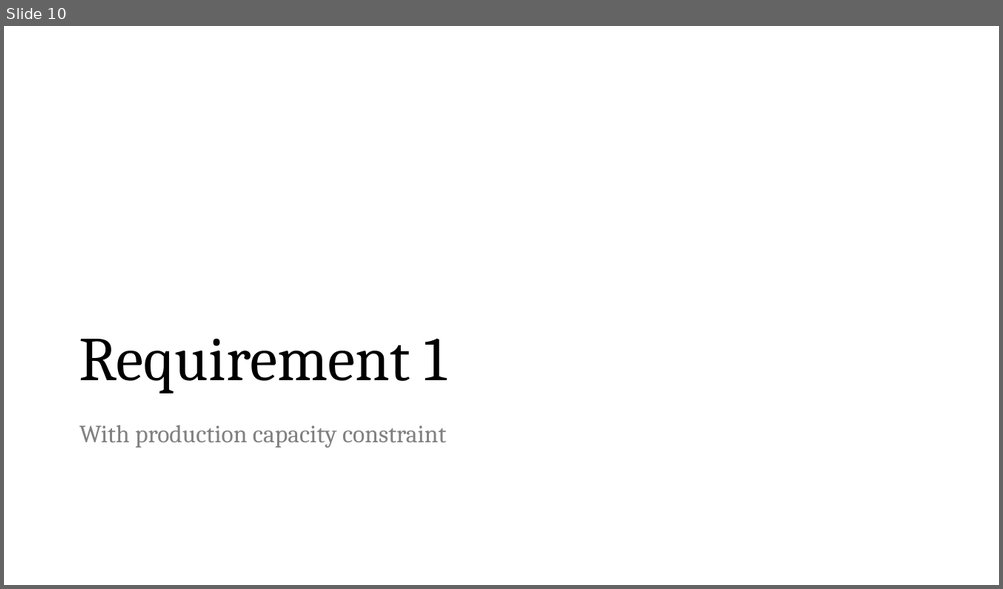
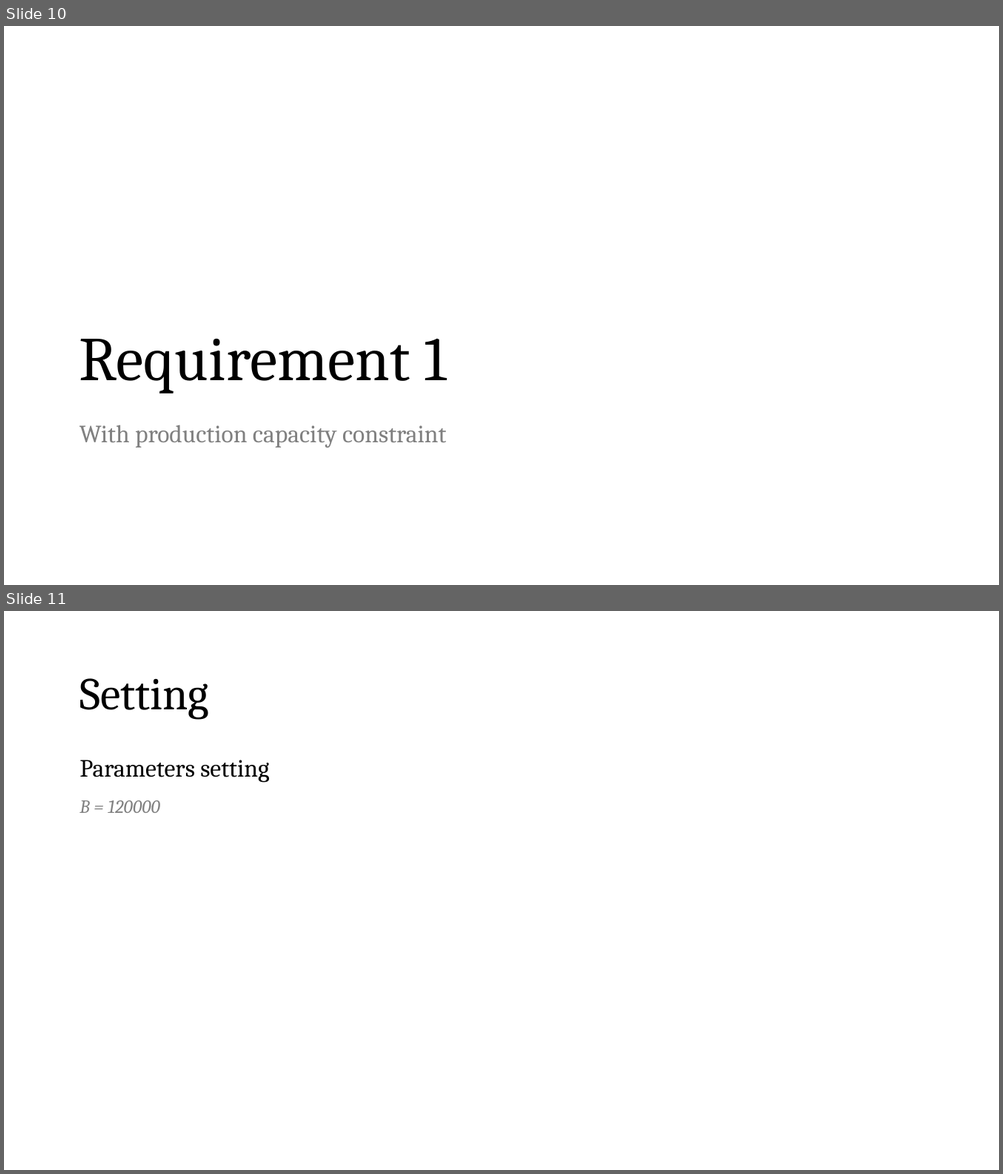
Before and after one commit to peetceenatoo/online-learning, a slide deck: Slides.pptx. Shown one above the other, each under a label of ours: slide 10 before the commit, slides 10 and 11 after it. The pictures are 1003x589 and 1003x1174 pixels, drawn with LibreOffice and Linux fonts; fonts in the diff are those of the drawing. Boxes give left, top, right and bottom in pixels: in the first picture for what was removed or moved away, otherwise in the second. Text is boxed around its words. In the diff, an @@ line names an element or a change of style, - is before the commit and + after.

```diff
--- a/Slides.pptx
+++ b/Slides.pptx
@@ slide 11 added at [4, 611, 999, 1170], background #FFFFFF @@
@@ title added at [79, 678, 209, 720], 44 pt, text #000000 @@
+Setting
@@ text added at [79, 760, 269, 813], 24 pt, text #000000 @@
+Parameters setting
+B = 120000
```
Also in this commit, not shown: 9 slides changed, 7 other slides added, 1 other file.
